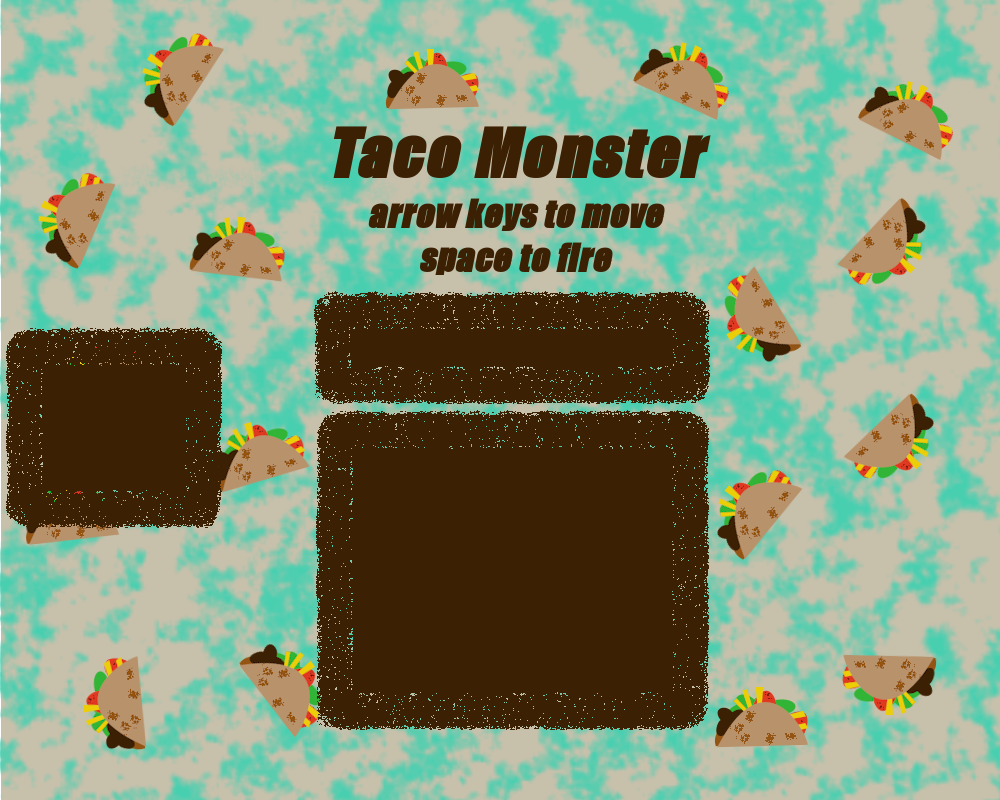
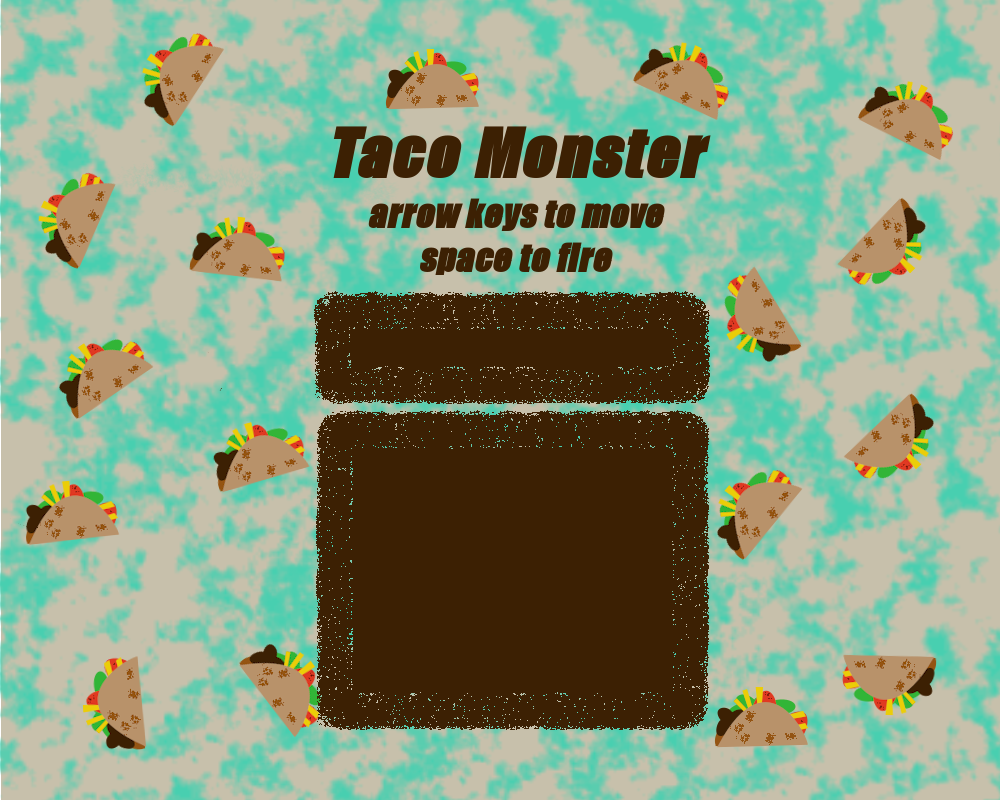
Layers edited between the first and the second 1000x800 image:
painted on "Box" over (6, 327, 222, 528)
